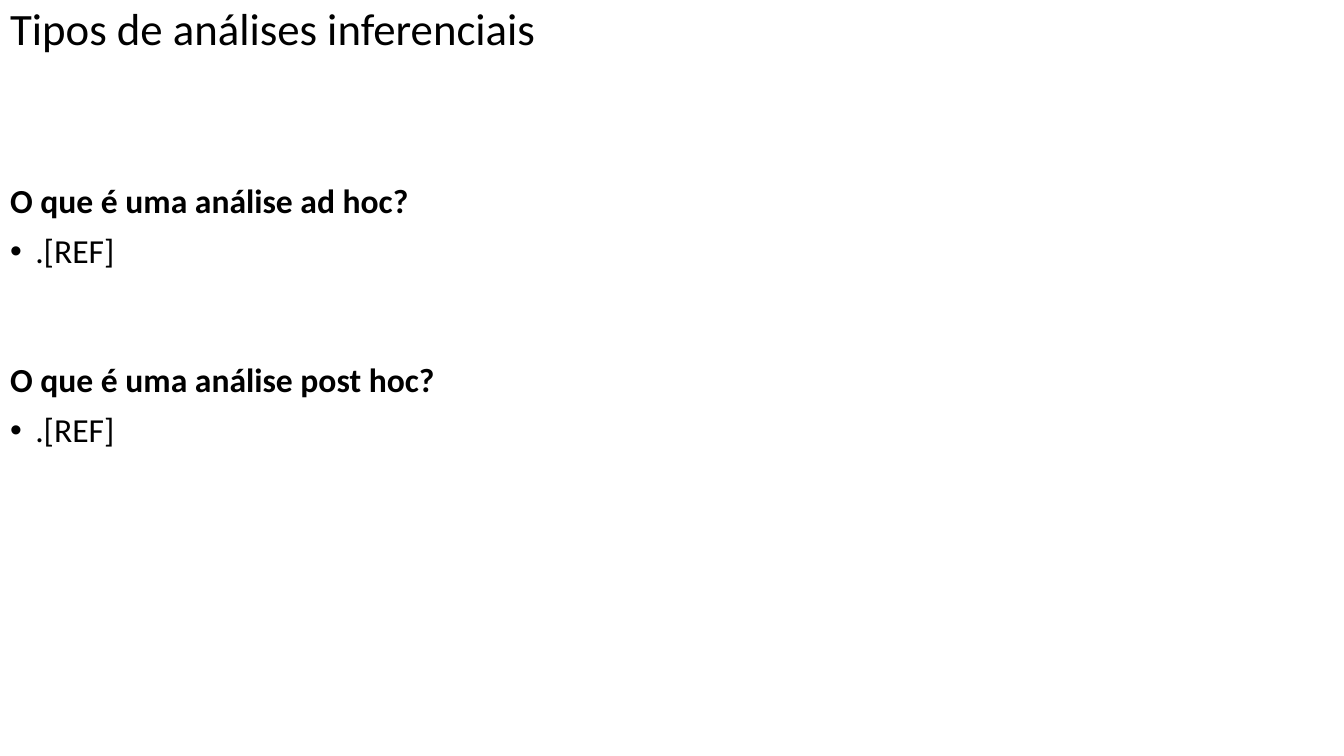
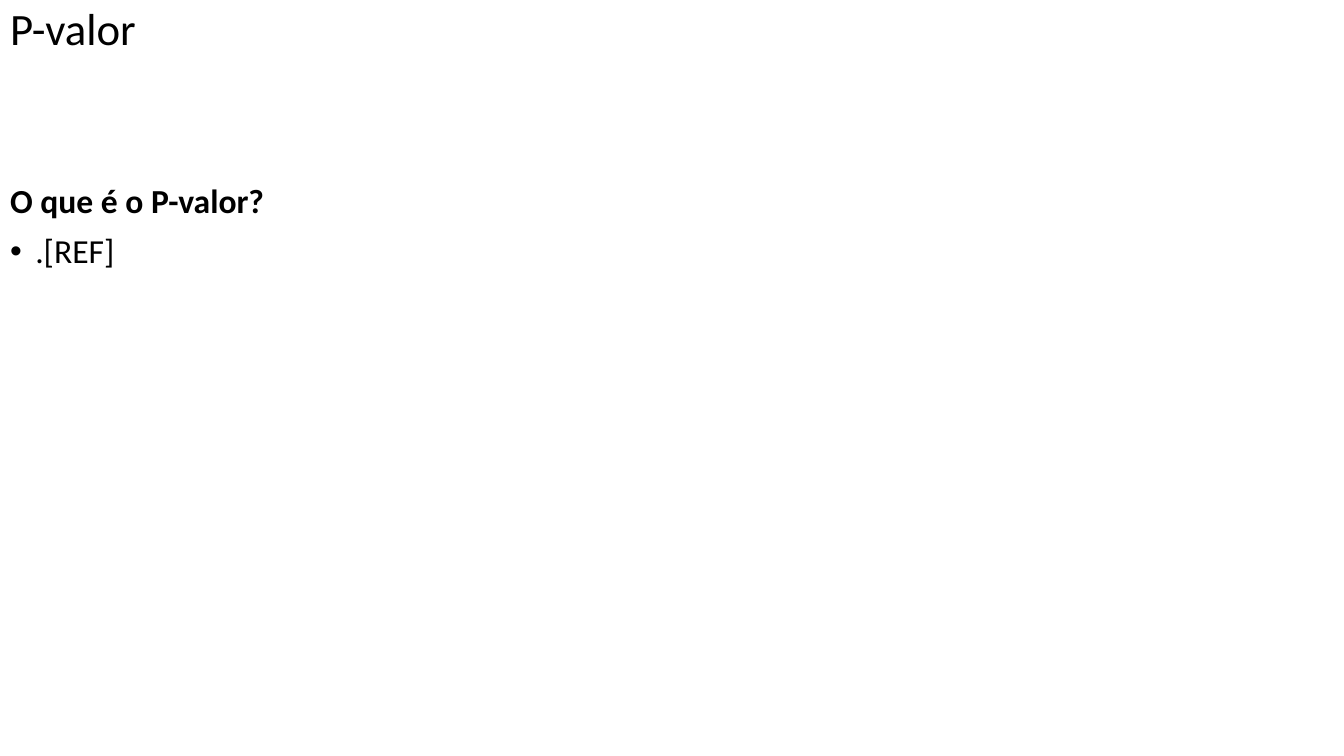
Before and after one commit to FerreiraAS/Ciencia-com-R, a slide deck: slide 110 of Ciência-com-R.pptx (slide 108 before the commit). Drawn at 1344x756 pixels with LibreOffice and Linux fonts; fonts in the diff are those of the drawing. Boxes give left, top, right and bottom in pixels: in the first picture for what was removed or moved away, otherwise in the second. Text is boxed around its words. In the diff, an @@ line names an element or a change of style, - is before the commit and + after.

```diff
--- a/Ciência-com-R.pptx
+++ b/Ciência-com-R.pptx
@@ title at <box>10,14,136,46</box>: text changed @@
-Tipos de análises inferenciais
+P-valor
@@ text at <box>10,189,264,219</box>: text changed @@
-O que é uma análise ad hoc?
+O que é o P-valor?
@@ text at <box>10,368,435,447</box>: paragraphs removed @@
-O que é uma análise post hoc?
-• .[REF]
```
Also in this commit, not shown: 9 other slides changed, 3 slides added, 2 slides removed, 55 other files.
